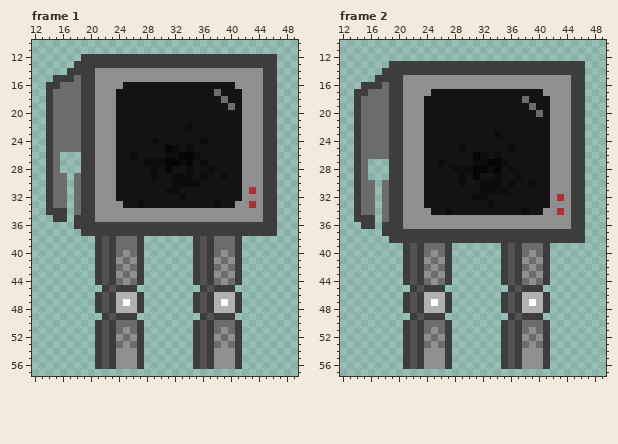
Two versions of one animated GIF sprite, Sprites/_PLAYER/Armless/bot_idle.gif. Above, as it was before the edit.
The file is 64x64 pixels, 11 frames. Colours within 5 levels of each other are drawn and written as one. Shown: frame 1: x 12..49, y 10..57; frame 2: x 12..49, y 10..57. The commit also changed other frames, which this record leaves out.
New version:
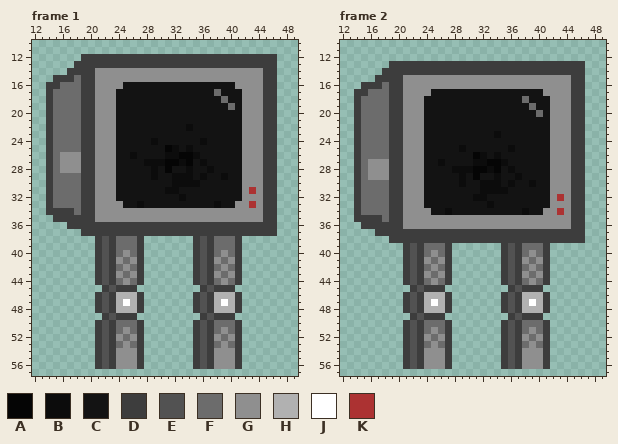
Palette (. is transparent): A #050505  B #0c0c0c  C #131313  D #3d3d3d  E #525252  F #6c6c6c  G #8f8f8f  H #b1b1b1  J #ffffff  K #ac3232
The exact change:
Frame 1:
The author put colour D in rows 34 to 36 at x 17.
The author put colour F in rows 29 to 33 at x 17.
The author put colour G in rows 26 to 28 at x 16 to 18.
Frame 2:
The author put colour D in rows 35 to 37 at x 17.
The author put colour F in rows 30 to 34 at x 17.
The author put colour G in rows 27 to 29 at x 16 to 18.
